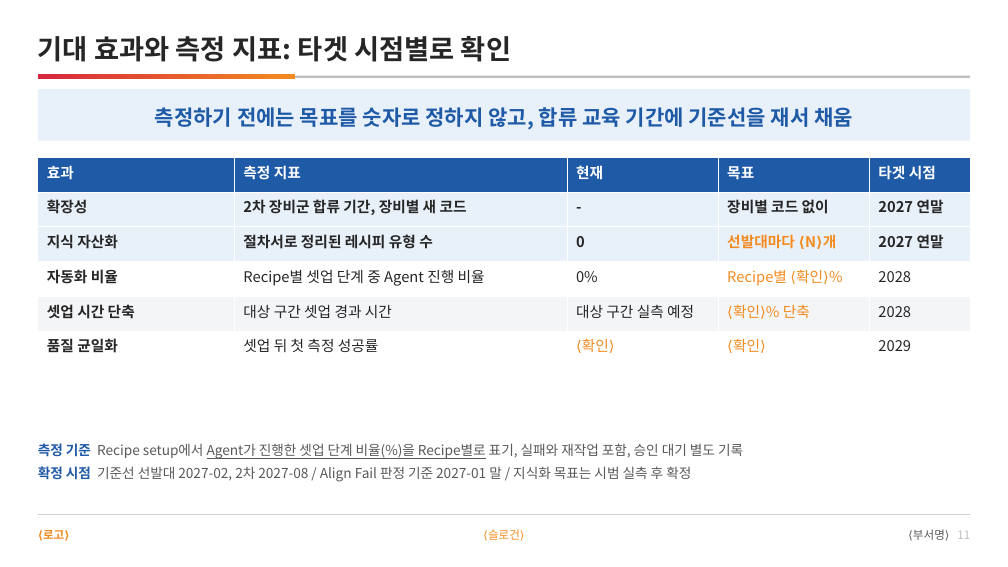
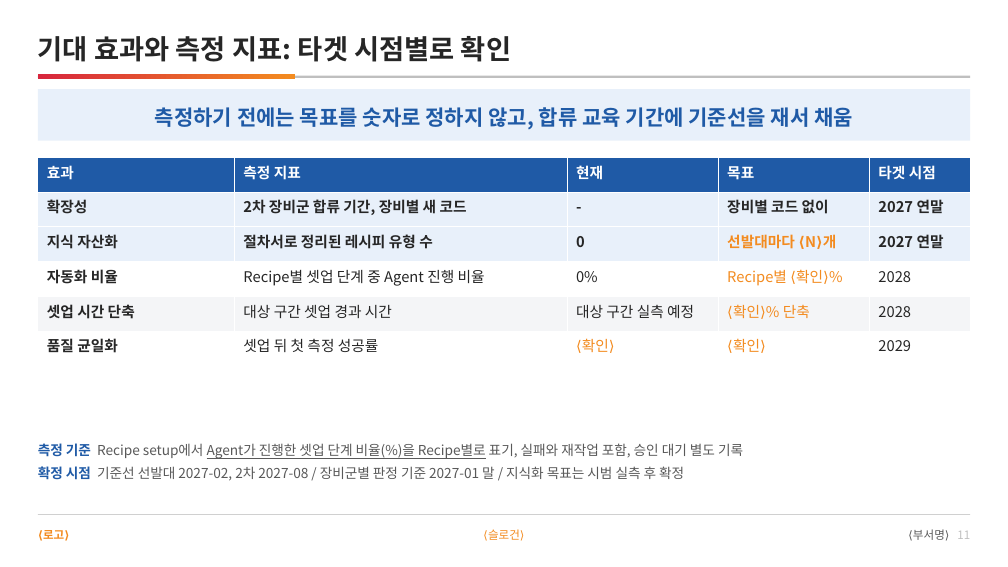
Before and after one commit to DarrenKoi/pm_notes, a slide deck: slide 11 of my-task/arc-tf/deliverables/arc-tf-team-full.pptx. Drawn at 1008x567 pixels with LibreOffice and Linux fonts; fonts in the diff are those of the drawing. Boxes give left, top, right and bottom in pixels: in the first picture for what was removed or moved away, otherwise in the second. Text is boxed around its words. In the diff, an @@ line names an element or a change of style, - is before the commit and + after.

```diff
--- a/my-task/arc-tf/deliverables/arc-tf-team-full.pptx
+++ b/my-task/arc-tf/deliverables/arc-tf-team-full.pptx
@@ text at <box>38,466,684,481</box>: text changed @@
-확정 시점 기준선 선발대 2027-02, 2차 2027-08 / Align Fail 판정 기준 2027-01 말 / 지식화 목표는 시범 실측 후 확정
+확정 시점 기준선 선발대 2027-02, 2차 2027-08 / 장비군별 판정 기준 2027-01 말 / 지식화 목표는 시범 실측 후 확정
```
Also in this commit, not shown: 1 other slide changed, 11 other files.
